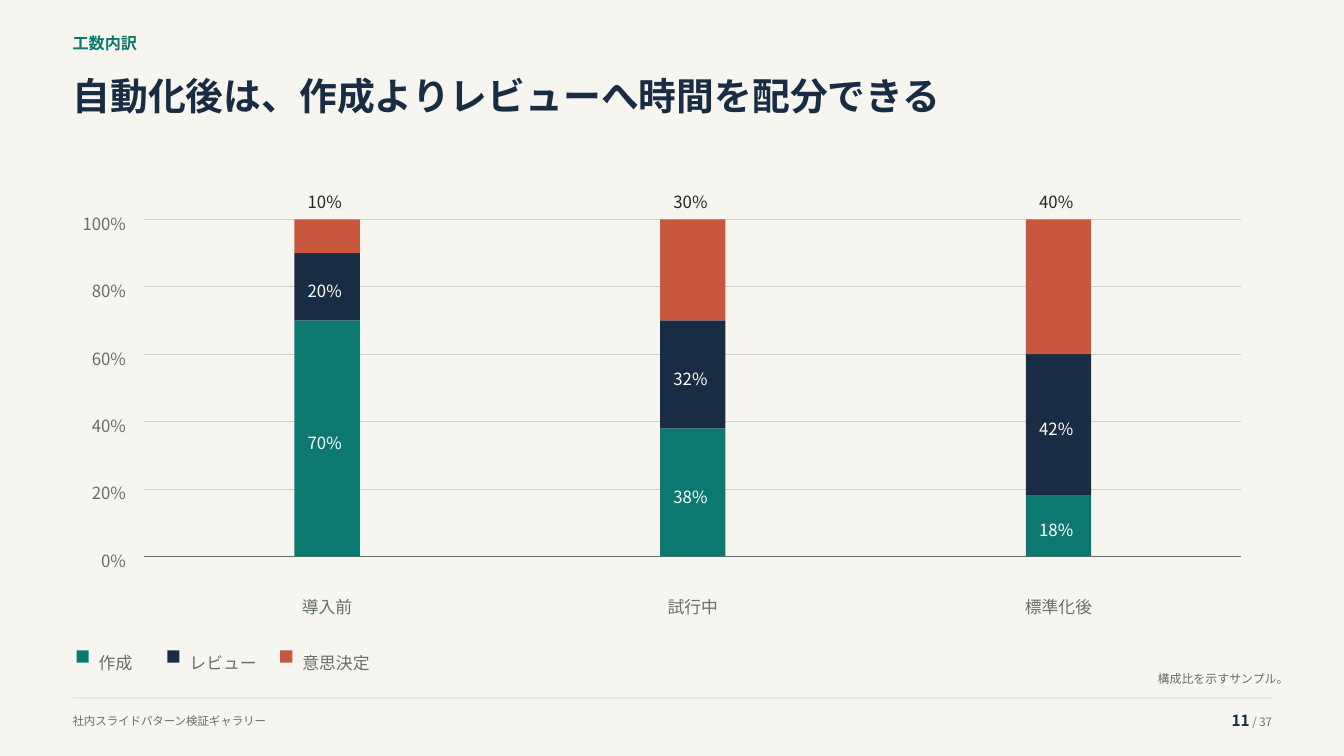
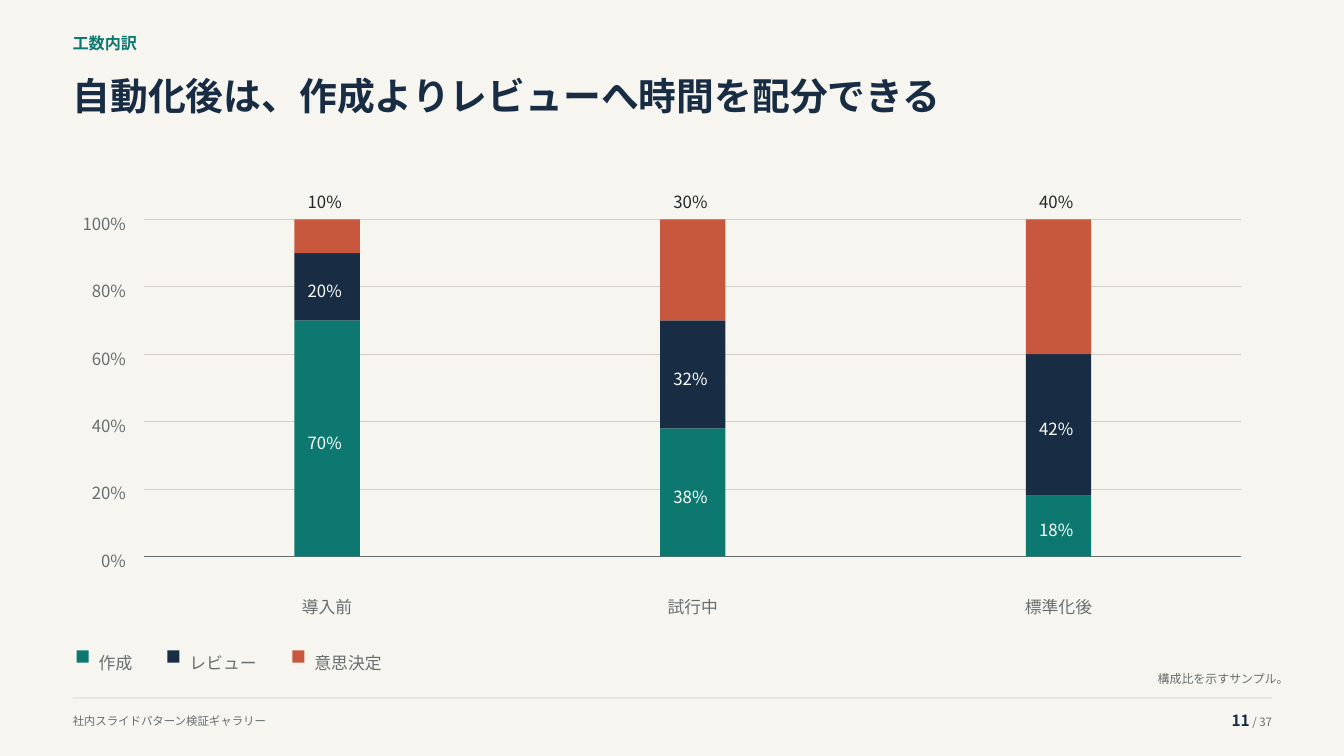
Before and after one commit to thinas1115/pptxdsl, a slide deck: slide 11 of examples/gallery/pattern_gallery.pptx. Drawn at 1344x756 pixels with LibreOffice and Linux fonts; fonts in the diff are those of the drawing. Boxes give left, top, right and bottom in pixels: in the first picture for what was removed or moved away, otherwise in the second. Text is boxed around its words. In the diff, an @@ line names an element or a change of style, - is before the commit and + after.

```diff
--- a/examples/gallery/pattern_gallery.pptx
+++ b/examples/gallery/pattern_gallery.pptx
@@ rectangle: place and size @@
-rectangle at (280, 650, 292, 662)
+rectangle at (292, 650, 304, 662)
@@ text "意思決定": place and size @@
-text "意思決定" at (302, 655, 369, 670)
+text "意思決定" at (314, 655, 381, 670)
```
Also in this commit, not shown: 2 other slides changed, 3 other files.
